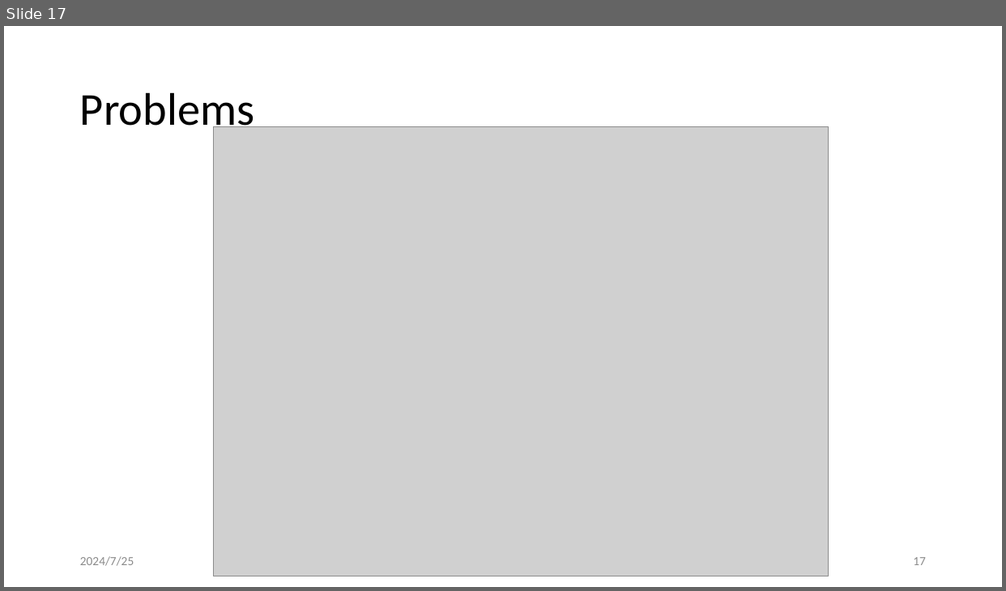
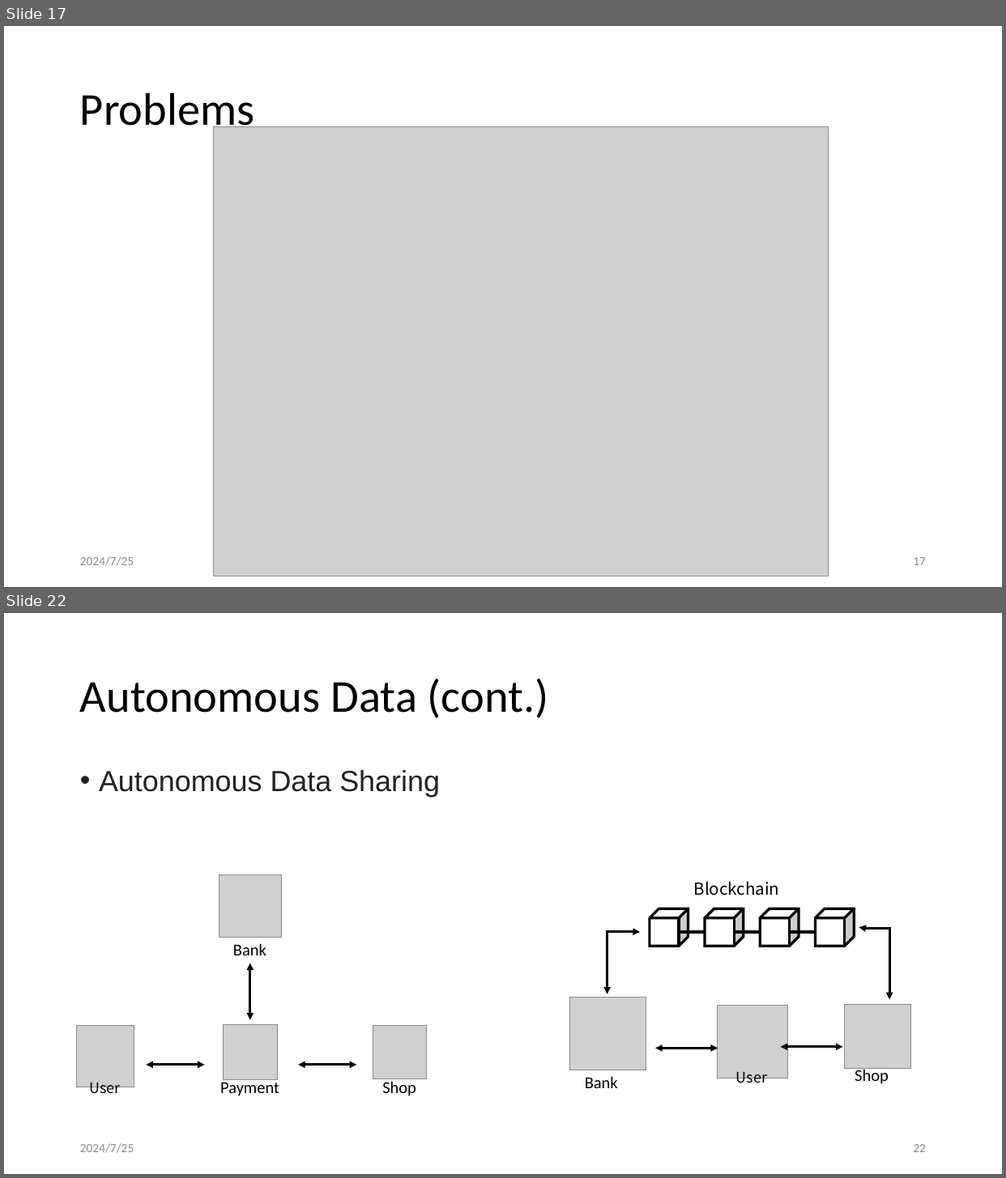
Before and after one commit to leon123858/aid-paper, a slide deck: docs/論文口試.pptx. Shown one above the other, each under a label of ours: slide 17 before the commit, slides 17 and 22 after it; the slides between them are not shown. The pictures are 1006x591 and 1006x1178 pixels, drawn with LibreOffice and Linux fonts; fonts in the diff are those of the drawing; grey boxes stand for pictures. Boxes give left, top, right and bottom in pixels: in the first picture for what was removed or moved away, otherwise in the second. Text is boxed around its words. In the diff, an @@ line names an element or a change of style, - is before the commit and + after.

```diff
--- a/docs/論文口試.pptx
+++ b/docs/論文口試.pptx
@@ slide 22 added at (x1=4, y1=613, x2=1002, y2=1174), background #FFFFFF @@
@@ title added at (x1=80, y1=679, x2=549, y2=718), 44 pt, text #000000 @@
+Autonomous Data (cont.)
@@ text added at (x1=99, y1=770, x2=440, y2=797), 28 pt, text #202122 @@
+• Autonomous Data Sharing
@@ group added at (x1=569, y1=881, x2=910, y2=1088): 4 texts, 4 cubes, 3 pictures, 3 lines, 2 elbow double arrows, 2 double arrows @@
+User
+Shop
+Bank
+Blockchain
@@ group added at (x1=77, y1=875, x2=427, y2=1098): 4 pictures, 4 texts, 3 double arrows @@
+User
+Payment
+Shop
+Bank
@@ text added at (x1=80, y1=1144, x2=134, y2=1153), 12 pt, text #8C8C8C @@
+2024/7/25
@@ page number added at (x1=913, y1=1144, x2=926, y2=1152), 12 pt, text #8C8C8C @@
+22
```
Also in this commit, not shown: 18 slides changed, 10 other slides added, 2 other files.
